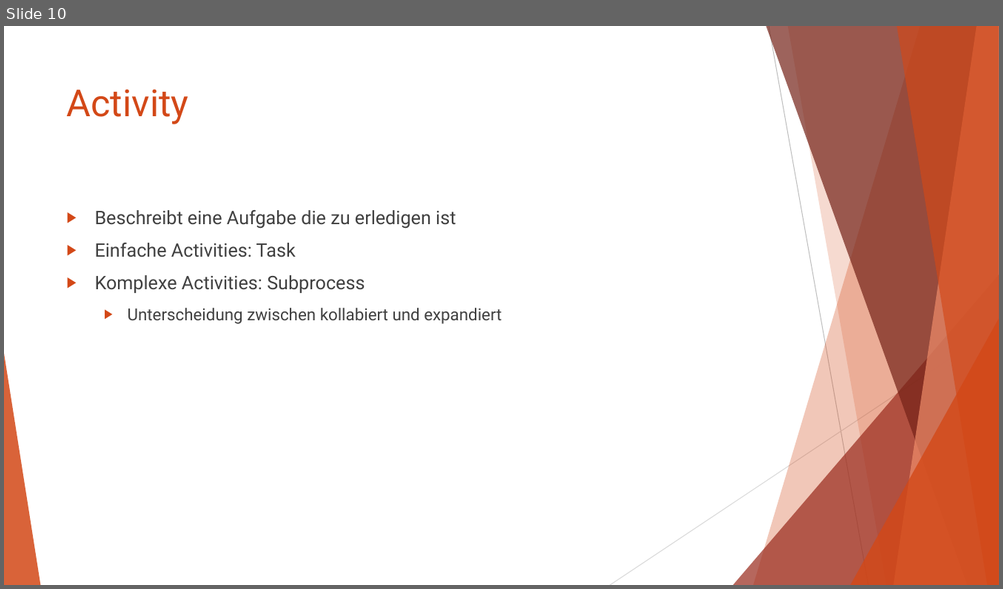
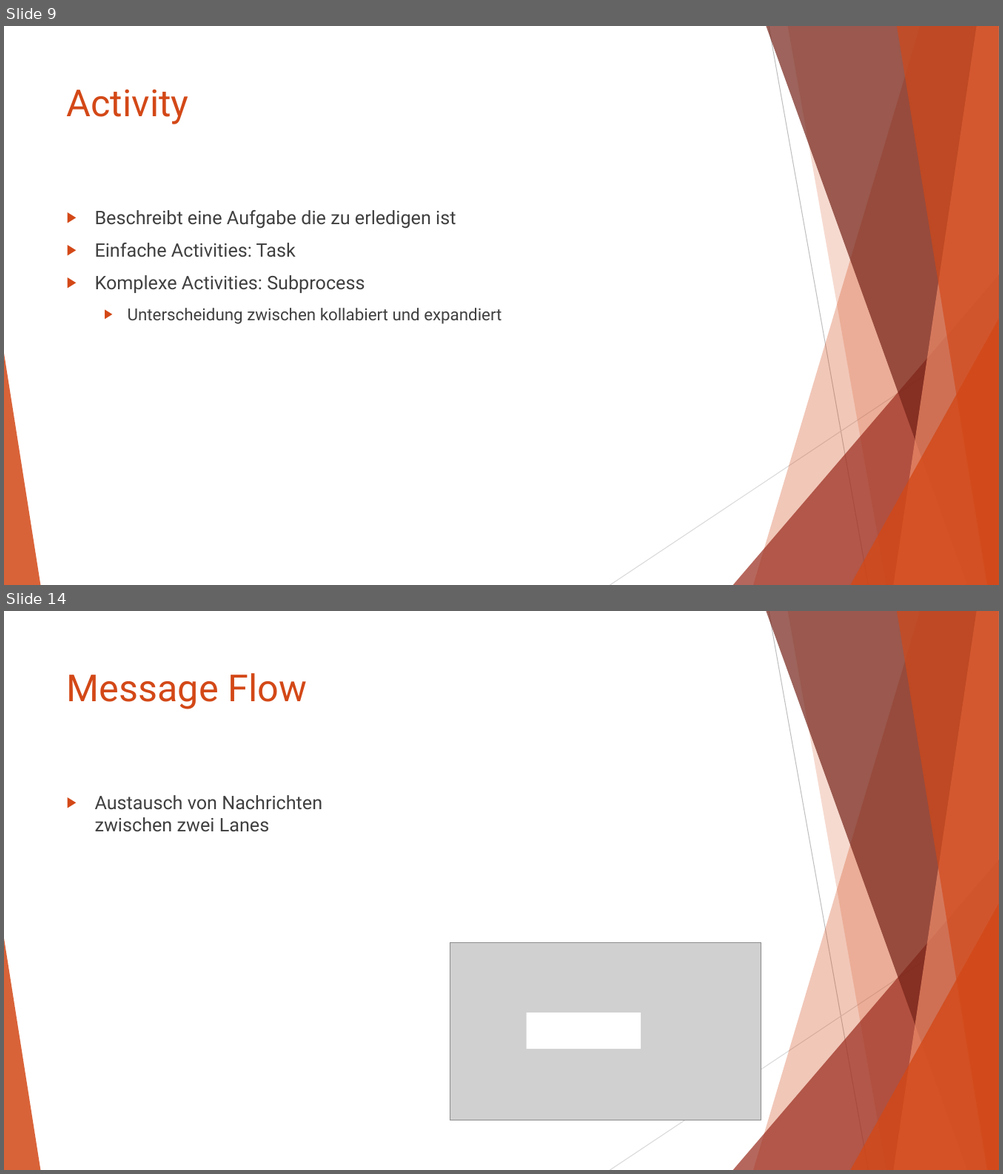
Before and after one commit to AlexanderSchallmeiner/Verhaltensdiagramme, a slide deck: BPMN.pptx. Shown one above the other, each under a label of ours: slide 10 before the commit, slides 9 and 14 after it; the slides between them are not shown. The pictures are 1003x589 and 1003x1174 pixels, drawn with LibreOffice and Linux fonts; fonts in the diff are those of the drawing; grey boxes stand for pictures. Boxes give left, top, right and bottom in pixels: in the first picture for what was removed or moved away, otherwise in the second. Text is boxed around its words. In the diff, an @@ line names an element or a change of style, - is before the commit and + after.

Commit message:
Add files via upload
finished adding flow objects, working on connecting objects

```diff
--- a/BPMN.pptx
+++ b/BPMN.pptx
@@ slide 14 added at (4, 611, 999, 1170), background #FFFFFF; not listed: 10 template elements that a slide beside it also shows @@
@@ title added at (67, 673, 307, 709), 36 pt, text #D34817 @@
+Message Flow
@@ text added at (95, 795, 322, 832), 18 pt, text #404040 @@
+▶ Austausch von Nachrichten
+  zwischen zwei Lanes
@@ picture added at (450, 943, 761, 1122) @@
@@ rectangle added at (526, 1013, 640, 1049), fill #FFFFFF @@
@@ what was slide 10 is now slide 9 @@
```
Also in this commit, not shown: 1 slide changed, 6 other slides added.
